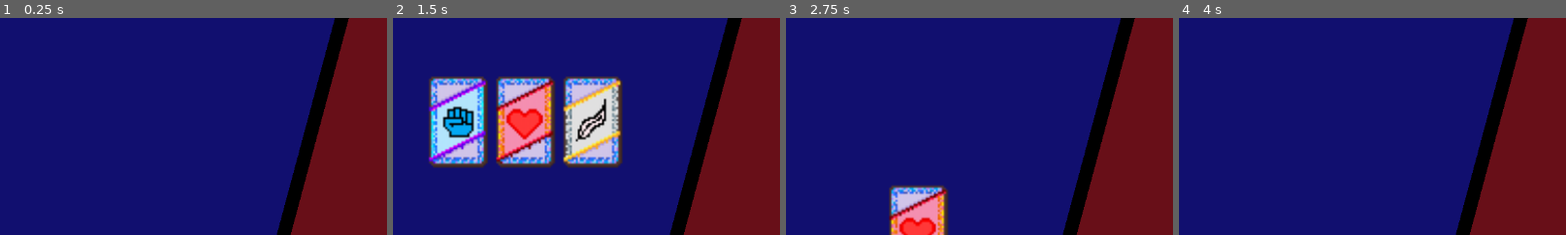
Above: before the commit, frames 1-4 (left to right).
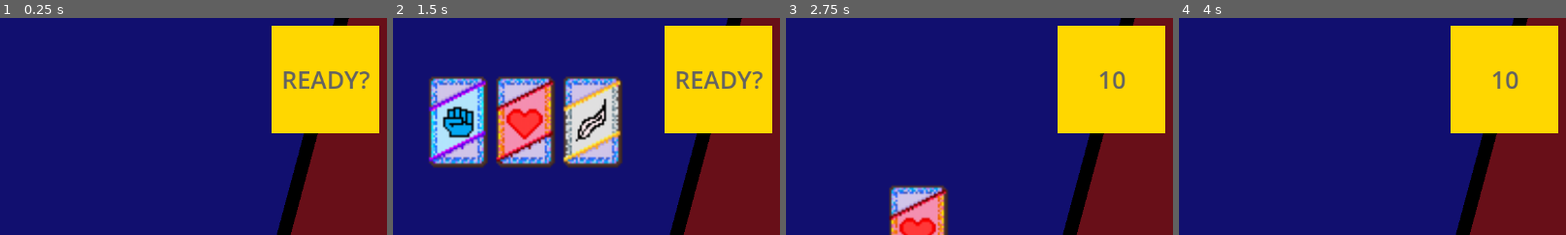
Above: after the commit, the same moments.

Repository: solirides/amazing-game
Game: Godot game, scene res://scenes/select_cards/select_cards.tscn
Two runs of this game, one before a commit and one after it. Both use one fixed random seed, a clock stepped at 60 frames per second and the inputs below. This scene is started directly instead of the project's main scene.
Inputs (mouse positions are % of the whole screen's width and height, from its top left):
- Up to frame 1 (0.25 s): no input
- Up to frame 2 (1.5 s): tap Enter at 0.5 s; move the mouse to (72, 45) at 0.52 s; hold Right (ui_right) 0.53-1.28 s; click (72, 45) at 0.6 s; move the mouse to (16, 71) at 1.27 s; hold Down (ui_down) from 1.28 s (still down); tap C (turret_attack) at 1.35 s; click (16, 71) at 1.42 s
- Up to frame 3 (2.75 s): move the mouse to (25, 50) at 2.02 s; release Down (ui_down) at 2.03 s; hold Right (ui_right) from 2.03 s (still down); hold A (turret_ccw) from 2.03 s (still down); click (25, 50) at 2.17 s
- Up to frame 4 (4 s): move the mouse to (66, 50) at 2.77 s; release Right (ui_right) at 2.78 s; release A (turret_ccw) at 2.78 s; hold Up (ui_up) 2.78-3.53 s; tap D (turret_cw) at 2.85 s; click (66, 50) at 2.92 s; move the mouse to (80, 65) at 3.52 s; hold Left (ui_left) from 3.53 s (still down); tap N (wall_attack) at 3.6 s
The pictures show only the part of the screen within x 8-58%, y 36-86%; the shares and areas given below are measured in that part.

The runs differ from the first frame. In frame 1, 14% of the frame differs, in the area x 70-98%, y 3-54%; in frame 2, 14%; in frame 3, 14%; in frame 4, 14%.

Commit message:
cards v2

Diff:
--- a/amazing-game/scenes/select_cards/select_cards.gd
+++ b/amazing-game/scenes/select_cards/select_cards.gd
@@ -8,6 +8,11 @@
 
 var p1_has_played: bool = false
 var p2_has_played: bool = false
+
+var max_time: float = 10.0
+
+var p1_cards: Array = []
+var p2_cards: Array = []
 
 # Called when the node enters the scene tree for the first time.
 func _ready() -> void:
@@ -20,9 +25,21 @@
 	spawn_hand(1, $SpawnPoint1.global_position, starting_cards)
 	spawn_hand(2, $SpawnPoint2.global_position, starting_cards)
 
+	$SelectTimer.wait_time = max_time
+
+	await get_tree().create_timer(2.0).timeout
+
+	$SelectTimer.start()
+
+	# var pulse_tween = create_tween().set_loops()
+	# pulse_tween.tween_property($DividingLine/CenterBox, "scale", Vector2(1.2, 1.2), 0.5).set_trans(Tween.TRANS_SINE)
+	# pulse_tween.tween_property($DividingLine/CenterBox, "scale", Vector2(1.0, 1.0), 0.5).set_trans(Tween.TRANS_SINE)
+
 # Called every frame. 'delta' is the elapsed time since the previous frame.
 func _process(delta: float) -> void:
-	pass
+	if (not $SelectTimer.is_stopped() == true):
+		var seconds_left = ceil($SelectTimer.time_left)
+		$DividingLine/CenterBox/TimerLabel.text = str(int(seconds_left))
 
 func spawn_hand(player_id: int, center_pos: Vector2, card_types: Array) -> void:
 	var hand_size = card_types.size()
@@ -37,6 +54,11 @@
 		card.card_type = card_types[i]
 
 		card.card_played.connect(_on_card_played)
+
+		if (player_id == 1):
+			p1_cards.append(card)
+		elif (player_id == 2):
+			p2_cards.append(card)
 
 		add_child(card)
 
@@ -53,11 +75,22 @@
 	upgrade_selected.emit(player_id, type)
 
 	if (p1_has_played == true and p2_has_played == true):
+		$SelectTimer.stop()
 		end_selection_phase()
 
 func end_selection_phase() -> void:
-	await get_tree().create_timer(2.0).timeout
+	await get_tree().create_timer(1.5).timeout
 
 	upgrades_finished.emit()
 
 	queue_free()
+
+func _on_select_timer_timeout() -> void:
+	$DividingLine/CenterBox/TimerLabel.text = "TIME!"
+
+	if (p1_has_played == false):
+		var p1_random_value = randi_range(0, 2)
+		p1_cards[p1_random_value].select_card()
+	if (p2_has_played == false):
+		var p2_random_value = randi_range(0, 2)
+		p2_cards[p2_random_value].select_card()
--- a/amazing-game/scenes/select_cards/select_cards.tscn
+++ b/amazing-game/scenes/select_cards/select_cards.tscn
@@ -48,6 +48,42 @@
 mouse_filter = 2
 color = Color(0.54509807, 0, 0, 0.627451)
 
+[node name="CenterBox" type="ColorRect" parent="DividingLine" unique_id=292060979]
+layout_mode = 1
+anchors_preset = 8
+anchor_left = 0.5
+anchor_top = 0.5
+anchor_right = 0.5
+anchor_bottom = 0.5
+offset_left = -80.0
+offset_top = -80.0
+offset_right = 80.0
+offset_bottom = 80.0
+grow_horizontal = 2
+grow_vertical = 2
+rotation = -0.2617994
+pivot_offset = Vector2(80, 80)
+color = Color(1, 0.84313726, 0, 1)
+
+[node name="TimerLabel" type="Label" parent="DividingLine/CenterBox" unique_id=1946863747]
+layout_mode = 1
+anchors_preset = 8
+anchor_left = 0.5
+anchor_top = 0.5
+anchor_right = 0.5
+anchor_bottom = 0.5
+offset_left = -58.5
+offset_top = -68.5
+offset_right = 58.5
+offset_bottom = 68.5
+grow_horizontal = 2
+grow_vertical = 2
+theme_override_colors/font_color = Color(0.38857287, 0.38857287, 0.38857287, 1)
+theme_override_font_sizes/font_size = 36
+text = "READY?"
+horizontal_alignment = 1
+vertical_alignment = 1
+
 [node name="SpawnPoint1" type="Marker2D" parent="." unique_id=685869930]
 
 [node name="SpawnPoint2" type="Marker2D" parent="." unique_id=82111222]
@@ -77,3 +113,8 @@
 theme_override_font_sizes/font_size = 36
 text = "PLAYER 2"
 horizontal_alignment = 2
+
+[node name="SelectTimer" type="Timer" parent="." unique_id=871207302]
+one_shot = true
+
+[connection signal="timeout" from="SelectTimer" to="." method="_on_select_timer_timeout"]
